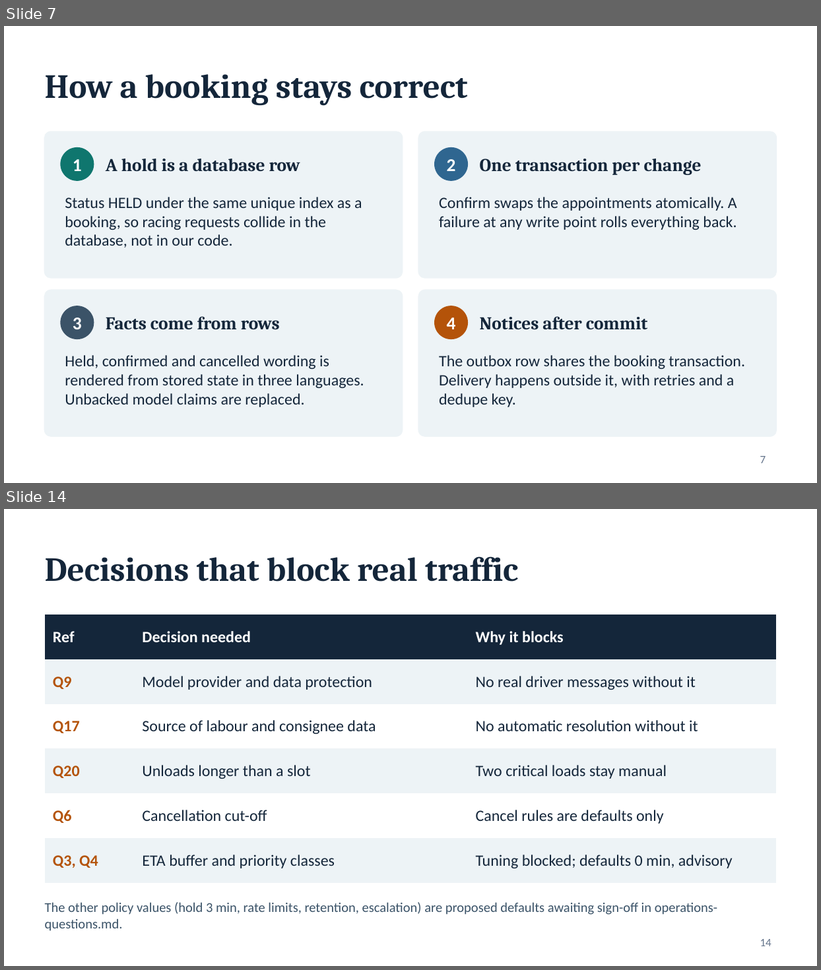
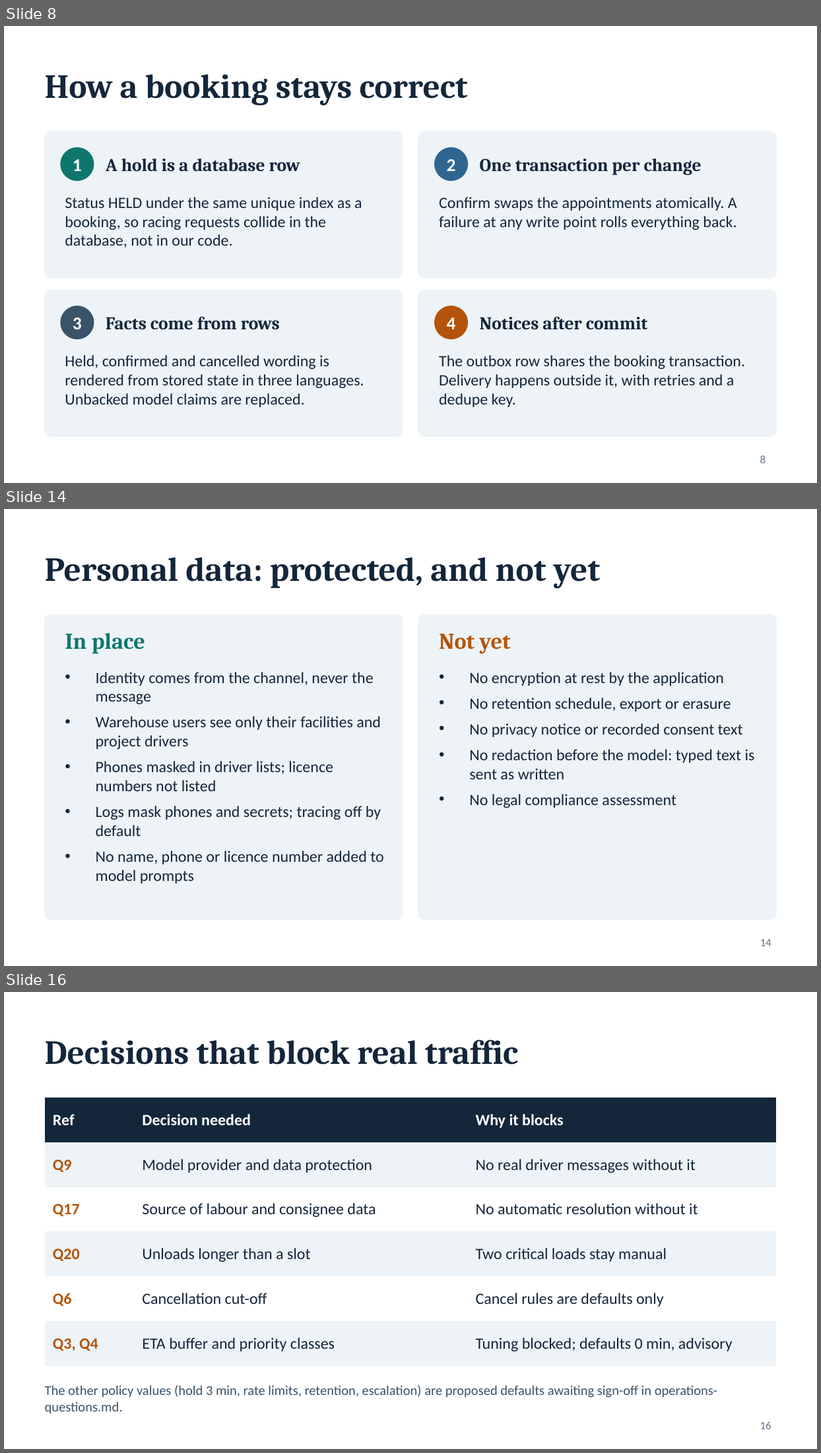
Before and after one commit to vijay-inner-compass/SetuHaul_Rescheduling_Service, a slide deck: docs/SetuHaul-demo.pptx. Shown one above the other, each under a label of ours: slides 7 and 14 before the commit, slides 8, 14 and 16 after it; the slides between them are not shown. The pictures are 821x970 and 821x1453 pixels, drawn with LibreOffice and Linux fonts; fonts in the diff are those of the drawing. Boxes give left, top, right and bottom in pixels: in the first picture for what was removed or moved away, otherwise in the second. Text is boxed around its words. In the diff, an @@ line names an element or a change of style, - is before the commit and + after.

```diff
--- a/docs/SetuHaul-demo.pptx
+++ b/docs/SetuHaul-demo.pptx
@@ slide 14 added at (x1=4, y1=509, x2=817, y2=966), background #FFFFFF @@
@@ text added at (x1=45, y1=557, x2=600, y2=589), 30 pt, text #14263A, bold @@
+Personal data: protected, and not yet
@@ rounded rectangle added at (x1=45, y1=615, x2=403, y2=920), fill #EDF3F6, outline #EDF3F6 1 pt @@
@@ rounded rectangle added at (x1=418, y1=615, x2=776, y2=920), fill #EDF3F6, outline #EDF3F6 1 pt @@
@@ text added at (x1=65, y1=633, x2=145, y2=654), 20 pt, text #0F766E, bold @@
+In place
@@ text added at (x1=439, y1=634, x2=511, y2=654), 20 pt, text #B45309, bold @@
+Not yet
@@ text added at (x1=96, y1=672, x2=384, y2=884), 14 pt, text #14263A @@
+• Identity comes from the channel, never the message
+• Warehouse users see only their facilities and project drivers
+• Phones masked in driver lists; licence numbers not listed
+• Logs mask phones and secrets; tracing off by default
+• No name, phone or licence number added to model prompts
@@ text added at (x1=469, y1=672, x2=755, y2=808), 14 pt, text #14263A @@
+• No encryption at rest by the application
+• No retention schedule, export or erasure
+• No privacy notice or recorded consent text
+• No redaction before the model: typed text is sent as written
+• No legal compliance assessment
@@ page number added at (x1=760, y1=939, x2=772, y2=947), 10 pt, text #64748B @@
+14
@@ what was slide 7 is now slide 8 @@
@@ page number at (x1=760, y1=456, x2=766, y2=464): text changed @@
-7
+8
@@ what was slide 14 is now slide 16 @@
@@ page number at (x1=760, y1=1422, x2=772, y2=1430): text changed @@
-14
+16
```
Also in this commit, not shown: 12 slides changed, 1 other slide added, 1 other file.
